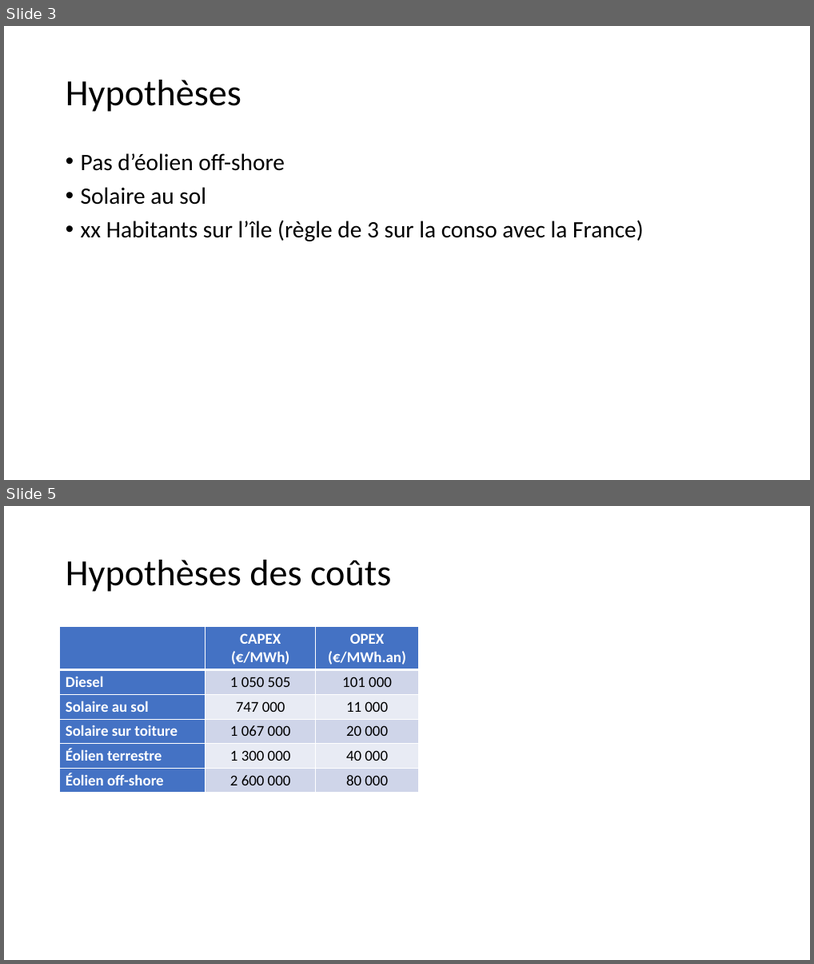
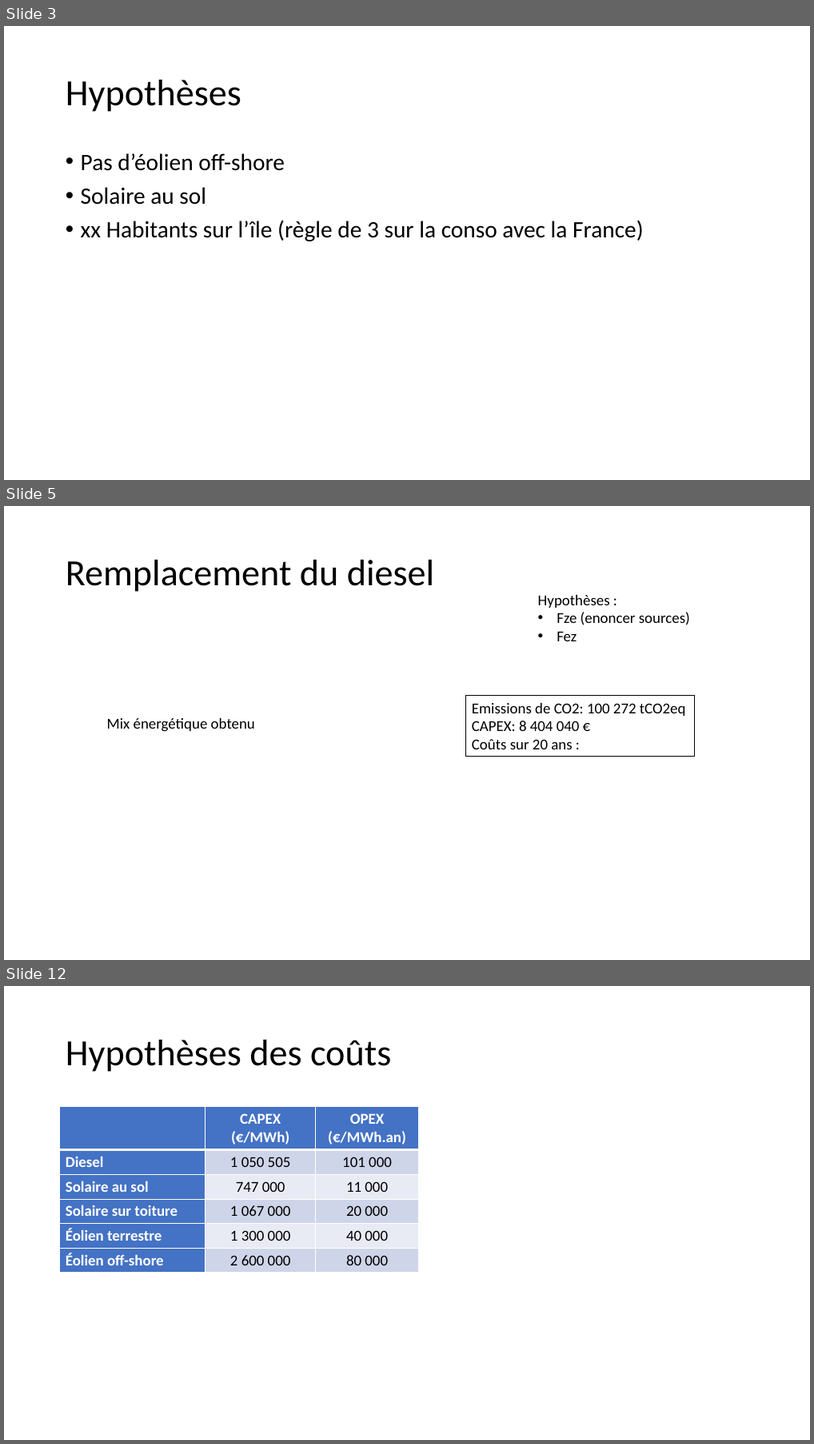
Before and after one commit to cledat/Projet-EA314, a slide deck: rapport.pptx. Shown one above the other, each under a label of ours: slides 3 and 5 before the commit, slides 3, 5 and 12 after it; the slides between them are not shown. The pictures are 814x964 and 814x1444 pixels, drawn with LibreOffice and Linux fonts; fonts in the diff are those of the drawing. Boxes give left, top, right and bottom in pixels: in the first picture for what was removed or moved away, otherwise in the second. Text is boxed around its words. In the diff, an @@ line names an element or a change of style, - is before the commit and + after.

```diff
--- a/rapport.pptx
+++ b/rapport.pptx
@@ slide 5 added at <box>4,506,810,960</box>, background #FFFFFF @@
@@ title added at <box>66,560,434,592</box>, 44 pt, text #000000 @@
+Remplacement du diesel
@@ text added at <box>538,595,690,641</box>, 18 pt, text #000000 @@
+Hypothèses :
+• Fze (enoncer sources)
+• Fez
@@ rectangle added at <box>466,696,695,756</box>, fill #FFFFFF, outline #000000 1 pt, 18 pt, text #000000 @@
+Emissions de CO2: 100 272 tCO2eq
+CAPEX: 8 404 040 €
+Coûts sur 20 ans :
@@ text added at <box>107,718,255,732</box>, 18 pt, text #000000 @@
+Mix énergétique obtenu
@@ what was slide 5 is now slide 12 @@
```
Also in this commit, not shown: 4 slides changed, 5 other slides added, 1 other file.
